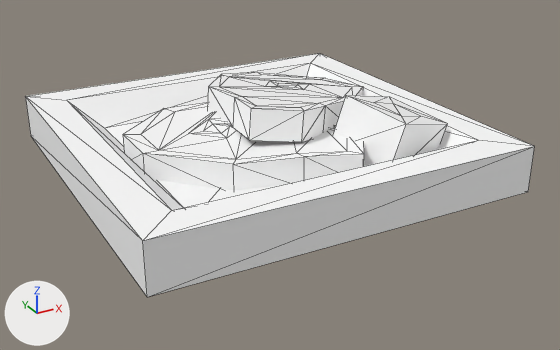
The glTF model assets/synty/simple_fantasy_interiors/models/SM_Prop_Meal_01.glb as it was, and as the next commit left it.
Before and after are seen from a camera (50 mm lens) standing at (-0.00638, -0.01247, 0.00589) and looking at (0.00019, -0.00054, -0.00008). The axes (+X, +Y, +Z) are drawn at lower left. The lights are the same throughout. Mesh edges are drawn as thin lines.

Objects in the first picture: 'SM_Prop_Meal_01'.
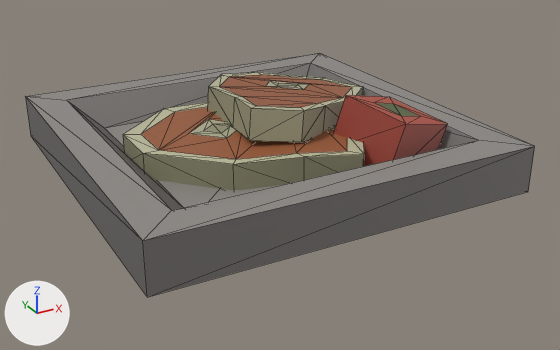
Pixel boxes (x1, y1, x2, y2) of what changed, in the pictures (560 x 350 px):
```json
{"object": "SM_Prop_Meal_01", "change": "surface changed", "before": [26, 53, 535, 297], "after": [26, 53, 535, 297], "on screen": "white to grey"}
```

The change, as JSON lines over the scene's bpy script:
```json
{"op": "add", "block": "img_simplefantasyinteriorstexture", "code": ["img_simplefantasyinteriorstexture = load_image('SimpleFantasyInteriorsTexture', '_unpacked/SimpleFantasyInteriorsTexture', 1024, 1024, 'sRGB')"]}
{"op": "remove", "block": "mat_lambert1", "code": "mat_lambert1.base_color = (1.0, 1.0, 1.0)  # white #ffffff"}
{"op": "add", "block": "mat_lambert1", "code": "mat_lambert1.texture = img_simplefantasyinteriorstexture"}
```
